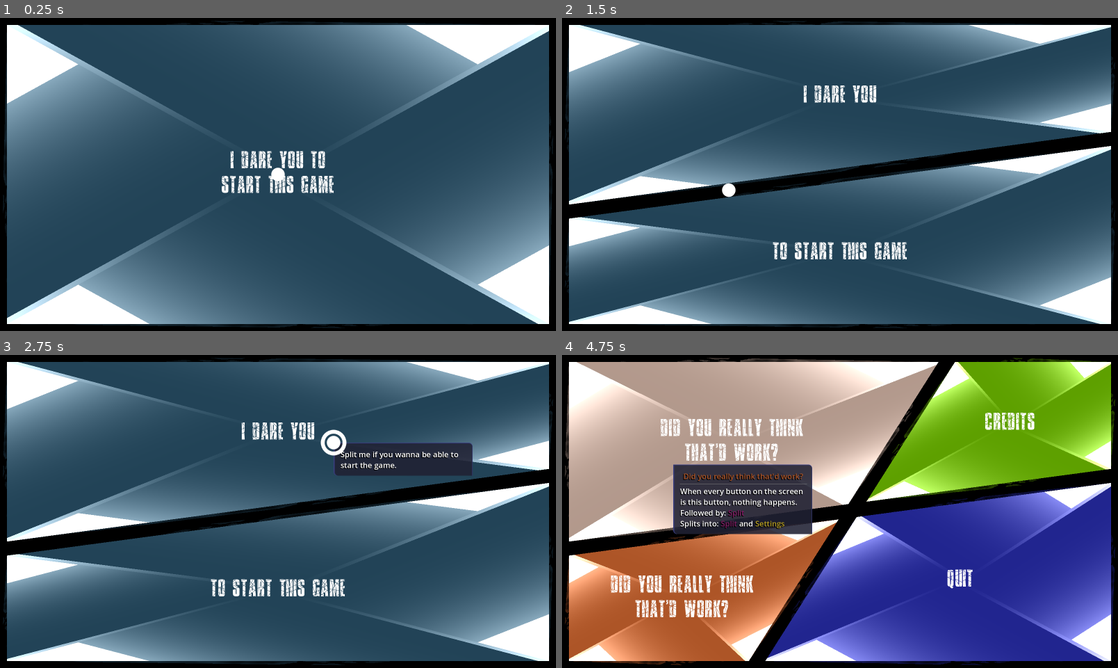
Above: before the commit, frames 1-4 (two rows, left to right).
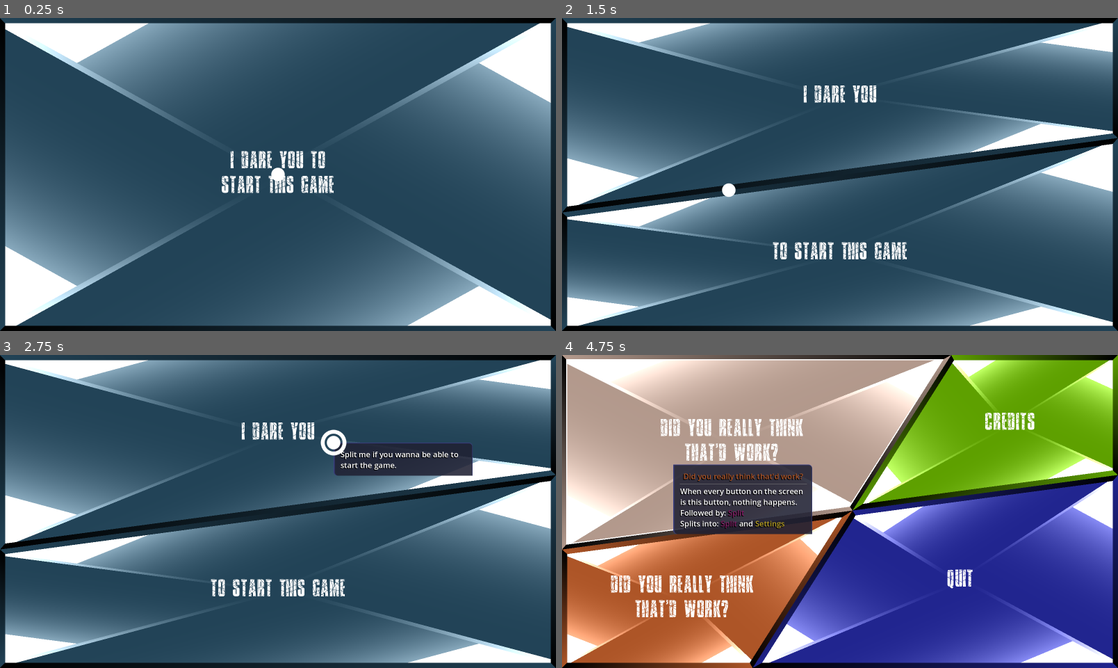
Above: after the commit, the same moments.

Repository: m-khadadeh/AberrationGame
Game: Godot game, scene res://00_Scenes/game_container.tscn
Two runs of this game, one before a commit and one after it. Both use one fixed random seed, a clock stepped at 60 frames per second and the inputs below.
Inputs (mouse positions are in pixels of both pictures, inside the frame that each line leads up to):
- Up to frame 1 (0.25 s): no input
- Up to frame 2 (1.5 s): tap Enter at 0.5 s; move the mouse to (962, 158) at 0.52 s; press the mouse at (962, 158) at 0.53 s; tap Space at 1.25 s; move the mouse to (728, 190) at 1.27 s; release the mouse at (728, 190) at 1.28 s; click (728, 190) at 1.35 s
- Up to frame 3 (2.75 s): tap Enter at 2 s; move the mouse to (333, 442) at 2.02 s; hold T (toggle_tooltips) from 2.03 s (still down); click (333, 442) at 2.3 s
- Up to frame 4 (4.75 s): tap Space at 2.75 s; move the mouse to (812, 574) at 2.77 s; release T (toggle_tooltips) at 2.78 s; click (812, 574) at 2.85 s; tap Enter at 3.5 s; move the mouse to (1006, 558) at 3.52 s; press the mouse at (1006, 558) at 3.53 s; tap T (toggle_tooltips) at 4.25, 4.35 s; move the mouse to (673, 464) at 4.27 s; release the mouse at (673, 464) at 4.28 s; click (673, 464) at 4.55 s

The runs differ from the first frame. In frame 1, 52% of the frame differs, in the area x 0-100%, y 0-100%; in frame 2, 52%; in frame 3, 51%; in frame 4, 52%.

Commit message:
fixed gem borders and stroke resize issues

Diff:
--- a/00_Scenes/splittable_button.tscn
+++ b/00_Scenes/splittable_button.tscn
@@ -1,14 +1,17 @@
-[gd_scene load_steps=5 format=3 uid="uid://1q5qduy712sh"]
+[gd_scene load_steps=7 format=3 uid="uid://1q5qduy712sh"]
 
 [ext_resource type="Script" path="res://01_Scripts/splittable_button.gd" id="1_6hocm"]
 [ext_resource type="PackedScene" uid="uid://bi2tij4ucel8j" path="res://00_Scenes/splittable_polygon.tscn" id="2_6yksf"]
-[ext_resource type="Shader" path="res://04_Shaders/splittable_button.gdshader" id="3_yftbk"]
+[ext_resource type="Shader" path="res://04_Shaders/rim_button.gdshader" id="3_7chba"]
+[ext_resource type="Material" uid="uid://d2rqbtj420vq6" path="res://05_Materials/gem_shader_material.tres" id="4_jo13d"]
+[ext_resource type="Texture2D" uid="uid://dwdk12vunnn2g" path="res://polygon_tex.tres" id="5_th13r"]
 
 [sub_resource type="ShaderMaterial" id="ShaderMaterial_eb677"]
 resource_local_to_scene = true
-shader = ExtResource("3_yftbk")
+shader = ExtResource("3_7chba")
 shader_parameter/polygon_color = Vector3(1, 1, 1)
 shader_parameter/edge_min = null
+shader_parameter/hovered = null
 
 [node name="SplittableButton" type="Node2D"]
 script = ExtResource("1_6hocm")
@@ -18,17 +21,22 @@
 held_color = Color(1, 1, 1, 1)
 
 [node name="SplittablePolygon" parent="." instance=ExtResource("2_6yksf")]
+material = SubResource("ShaderMaterial_eb677")
+stroke_width = 15.0
+
+[node name="GemPolygon" type="Polygon2D" parent="."]
 clip_children = 2
-material = SubResource("ShaderMaterial_eb677")
+material = ExtResource("4_jo13d")
+texture = ExtResource("5_th13r")
 
-[node name="Control" type="Control" parent="SplittablePolygon"]
+[node name="Control" type="Control" parent="GemPolygon"]
 layout_mode = 3
 anchors_preset = 0
 offset_right = 577.0
 offset_bottom = 361.0
 mouse_filter = 2
 
-[node name="VBoxContainer" type="VBoxContainer" parent="SplittablePolygon/Control"]
+[node name="VBoxContainer" type="VBoxContainer" parent="GemPolygon/Control"]
 layout_mode = 1
 anchors_preset = 15
 anchor_right = 1.0
--- a/00_Scenes/splittable_polygon.tscn
+++ b/00_Scenes/splittable_polygon.tscn
@@ -1,22 +1,12 @@
-[gd_scene load_steps=5 format=3 uid="uid://bi2tij4ucel8j"]
+[gd_scene load_steps=4 format=3 uid="uid://bi2tij4ucel8j"]
 
-[ext_resource type="Material" uid="uid://bk0in30xsfgkj" path="res://05_Materials/button_shader_material.tres" id="1_au1ps"]
+[ext_resource type="Material" uid="uid://bk0in30xsfgkj" path="res://05_Materials/rim_shader_material.tres" id="1_au1ps"]
 [ext_resource type="Script" path="res://01_Scripts/splittable_polygon.gd" id="1_x1nu3"]
-
-[sub_resource type="FastNoiseLite" id="FastNoiseLite_1vg2j"]
-noise_type = 2
-seed = 165
-frequency = 0.0177
-offset = Vector3(1.15, 0, 0)
-
-[sub_resource type="NoiseTexture2D" id="NoiseTexture2D_sxhom"]
-seamless = true
-seamless_blend_skirt = 0.354
-noise = SubResource("FastNoiseLite_1vg2j")
+[ext_resource type="Texture2D" uid="uid://dwdk12vunnn2g" path="res://polygon_tex.tres" id="2_simbu"]
 
 [node name="SplittablePolygon" type="Polygon2D"]
 material = ExtResource("1_au1ps")
-texture = SubResource("NoiseTexture2D_sxhom")
+texture = ExtResource("2_simbu")
 script = ExtResource("1_x1nu3")
 stroke_width = 20.0
 
--- a/01_Scripts/line_data.gd
+++ b/01_Scripts/line_data.gd
@@ -48,3 +48,7 @@
 
 func get_perpendicular_direction() -> Vector2:
 	return Vector2(direction_vector.y, -direction_vector.x)
+
+func get_distance_to_point(point : Vector2) -> float:
+	var bisector = LineData.new(point, get_perpendicular_direction())
+	return bisector.get_intersection_parameter(self)
--- a/01_Scripts/splittable_button.gd
+++ b/01_Scripts/splittable_button.gd
@@ -10,8 +10,9 @@
 @export var held_color : Color
 
 @onready var polygon : SplittablePolygon = $SplittablePolygon
-@onready var _control_parent : Control = $SplittablePolygon/Control
-@onready var _control_vbox_container : VBoxContainer = $SplittablePolygon/Control/VBoxContainer
+@onready var _gem_polygon : Polygon2D = $GemPolygon
+@onready var _control_parent : Control = $GemPolygon/Control
+@onready var _control_vbox_container : VBoxContainer = $GemPolygon/Control/VBoxContainer
 
 @onready var _mouse_on_button : bool = false
 @onready var _mouse_on_gutters : bool = false
@@ -53,7 +54,7 @@
 
 	centroid /= edge_dictionary.keys().size()
 
-	polygon.initialize(edge_dictionary, logic.color, error_tolerance, centroid)
+	var gem_points : PackedVector2Array = polygon.initialize(edge_dictionary, logic.color, error_tolerance, centroid)
 	var size = Vector2(max_x - min_x, max_y - min_y)
 
 	_control_parent.set_size(size)
@@ -62,6 +63,23 @@
 	if reset:
 		gutter_manager.gutters_entered.connect(on_gutters_hovered)
 		gutter_manager.gutters_exited.connect(on_gutters_unhovered)
+
+	var i = 0
+	var gem_uv_list : PackedVector2Array
+	var gem_polygon_list : PackedVector2Array
+	var gem_polygon_indices : Array
+	while i < gem_points.size():
+		gem_polygon_list.append(gem_points[i])
+		gem_polygon_list.append(gem_points[i+1])
+		gem_polygon_list.append(gem_points[i+2])
+		gem_uv_list.append(Vector2(0.0, 0.0))
+		gem_uv_list.append(Vector2(1.0, 0.0))
+		gem_uv_list.append(Vector2(1.0, 1.0))
+		gem_polygon_indices.append([i, i+1, i+2])
+		i += 3
+	_gem_polygon.polygon = gem_polygon_list
+	_gem_polygon.uv = gem_uv_list
+	_gem_polygon.polygons = gem_polygon_indices
 
 	set_button_logic(logic)
 	switch_state(State.NORMAL)
@@ -173,19 +191,33 @@
 	# entry logic
 	match state:
 		State.NORMAL:
+			_gem_polygon.material.set_shader_parameter("polygon_color", _logic.color)
 			polygon.set_polygon_color(_logic.color)
-		State.HOVERED:
+			polygon.material.set_shader_parameter("hovered", false)
+		State.HOVERED:
+			_gem_polygon.material.set_shader_parameter("polygon_color", hover_color)
 			polygon.set_polygon_color(hover_color)
-		State.HELD:
+			polygon.material.set_shader_parameter("hovered", true)
+		State.HELD:
+			_gem_polygon.material.set_shader_parameter("polygon_color", held_color)
 			polygon.set_polygon_color(held_color)
-		State.HELD_UNHOVERED:
+			polygon.material.set_shader_parameter("hovered", true)
+		State.HELD_UNHOVERED:
+			_gem_polygon.material.set_shader_parameter("polygon_color", held_color)
 			polygon.set_polygon_color(held_color)
-		State.LOCKED:
+			polygon.material.set_shader_parameter("hovered", true)
+		State.LOCKED:
+			_gem_polygon.material.set_shader_parameter("polygon_color", lock_color)
 			polygon.set_polygon_color(lock_color)
-		State.LOCK_HOVER:
+			polygon.material.set_shader_parameter("hovered", false)
+		State.LOCK_HOVER:
+			_gem_polygon.material.set_shader_parameter("polygon_color", lock_hover_color)
 			polygon.set_polygon_color(lock_hover_color)
-		State.UNLOCK_HOVER:
+			polygon.material.set_shader_parameter("hovered", true)
+		State.UNLOCK_HOVER:
+			_gem_polygon.material.set_shader_parameter("polygon_color", lock_hover_color)
 			polygon.set_polygon_color(lock_hover_color)
+			polygon.material.set_shader_parameter("hovered", true)
 
 func hover_check():
 	# If the button can reach or leave a hovered state, then check and move accordingly
@@ -226,6 +258,7 @@
 func set_button_logic(logic : ButtonLogic):
 	_logic = logic
 	_logic.on_ready(self)
+	_gem_polygon.material.set_shader_parameter("polygon_color", _logic.color)
 	polygon.set_polygon_color(_logic.color)
 
 func add_tree_to_control(new_tree : Node):
--- a/01_Scripts/splittable_polygon.gd
+++ b/01_Scripts/splittable_polygon.gd
@@ -11,7 +11,7 @@
 var _edge_dictionary : Dictionary
 var _error_tolerance : float
 
-func initialize(edge_dictionary : Dictionary, polygon_color : Color, tolerance : float, center : Vector2):
+func initialize(edge_dictionary : Dictionary, polygon_color : Color, tolerance : float, center : Vector2) -> PackedVector2Array:
 	_edge_dictionary = edge_dictionary
 	_polygon_verts.clear()
 	var vertex_array = _edge_dictionary.keys()
@@ -20,28 +20,33 @@
 	var new_polygon_indices : Array
 	var offset_lines : Array
 	var offset_points : PackedVector2Array
+	var export_points : PackedVector2Array
+	# stroke width check and fix if necessary
+	for edge in _edge_dictionary.values():
+		var distance_to_center = edge._line.get_distance_to_point(center)
+		if distance_to_center < stroke_width:
+			stroke_width = distance_to_center
 	for i in range(vertex_array.size()):
 		offset_lines.append( \
 		LineData.new( \
 		LineData.new(vertex_array[i], _edge_dictionary[vertex_array[i]]._line.get_perpendicular_direction()).get_point_at_parameter(-stroke_width), \
 		_edge_dictionary[vertex_array[i]]._line.direction_vector))
 	for i in range(vertex_array.size()):
-		offset_points.append(offset_lines[i].get_intersecton_with_line(offset_lines[(i + 1) % vertex_array.size()]))
+		offset_points.append(offset_lines[i].get_intersecton_with_line(offset_lines[(i - 1 + vertex_array.size()) % vertex_array.size()]))
 	for i in range(vertex_array.size()):
 		_polygon_verts.append(PolygonVertexData.new(i, vertex_array[i], true))
-		new_polygon_points.append(center)
 		new_polygon_points.append(offset_points[i])
-		new_polygon_points.append(offset_points[(i - 1 + vertex_array.size()) % vertex_array.size()])
 		new_polygon_points.append(vertex_array[i])
 		new_polygon_points.append(vertex_array[(i - 1 + vertex_array.size()) % vertex_array.size()])
+		new_polygon_points.append(offset_points[(i - 1 + vertex_array.size()) % vertex_array.size()])
+		export_points.append(center)
+		export_points.append(offset_points[i])
+		export_points.append(offset_points[(i - 1 + vertex_array.size()) % vertex_array.size()])
 		new_UV.append(Vector2(0.0,0.0)) #0
-		new_UV.append(Vector2(0.9,1.0)) #1
-		new_UV.append(Vector2(0.9,0.0)) #2
-		new_UV.append(Vector2(1.0,0.0)) #3
-		new_UV.append(Vector2(1.0,0.0)) #4
-		new_polygon_indices.append([5 * i, 5 * i + 1, 5 * i + 2])
-		new_polygon_indices.append([5 * i + 1, 5 * i + 2, 5 * i + 3])
-		new_polygon_indices.append([5 * i + 4, 5 * i + 3, 5 * i + 2])
+		new_UV.append(Vector2(1.0,0.0)) #1
+		new_UV.append(Vector2(1.0,1.0)) #2
+		new_UV.append(Vector2(0.0,1.0)) #2
+		new_polygon_indices.append([4 * i, 4 * i + 1, 4 * i + 2, 4 * i + 3])
 	polygon = new_polygon_points
 	uv = new_UV
 	polygons = new_polygon_indices
@@ -49,6 +54,7 @@
 	_error_tolerance = tolerance
 	collider.polygon = vertex_array
 	set_polygon_color(polygon_color)
+	return export_points
 
 func set_polygon_color(new_color : Color):
 	material.set_shader_parameter("polygon_color", new_color)
--- a/04_Shaders/splittable_button.gdshader
+++ b/04_Shaders/gem_button.gdshader
@@ -12,15 +12,8 @@
 	vec2 scaled_uv = UV * tex_size;
 	//COLOR.rgb = vec3(float(on_the_edge(UV, POINT_COORD) < stroke_width ? 1 : 0));
 	vec4 splashes = texture(TEXTURE, scaled_uv);
-	if(scaled_uv.r > 0.9) {
-		float slashed = step(splashes.r, clamp(scaled_uv.g, 0.0, 1.0));
-		COLOR.rgb = polygon_color * slashed;
-		COLOR *= splashes;
-	}
-	else {
-		float mask = step(0.98, 1.0 - scaled_uv.g) * pow(scaled_uv.r, 2);
-		COLOR.rgb = clamp(polygon_color + step(0.4, pow(scaled_uv.g, 3)) + pow(scaled_uv.g, 3) + mask, 0, 1);
-	}
+	float mask = step(0.98, 1.0 - scaled_uv.g) * pow(scaled_uv.r, 2);
+	COLOR.rgb = clamp(polygon_color + step(0.4, pow(scaled_uv.g, 3)) + pow(scaled_uv.g, 3) + mask, 0, 1);
 }
 
 //void light() {
--- /dev/null
+++ b/04_Shaders/rim_button.gdshader
@@ -0,0 +1,24 @@
+shader_type canvas_item;
+
+uniform vec3 polygon_color;
+uniform float edge_min;
+uniform bool hovered;
+
+void vertex() {
+	// Called for every vertex the material is visible on.
+}
+
+void fragment() {
+	vec2 tex_size = vec2(textureSize(TEXTURE, 0));
+	vec2 scaled_uv = UV * tex_size;
+	//COLOR.rgb = vec3(float(on_the_edge(UV, POINT_COORD) < stroke_width ? 1 : 0));
+	vec4 splashes = texture(TEXTURE, scaled_uv);
+	float slashed = step(splashes.r, clamp(scaled_uv.g, 0.0, 1.0));
+	COLOR.rgb = step(0.8, vec3(1.0 - scaled_uv.r)) * float(hovered);
+	COLOR.rgb += scaled_uv.g * polygon_color;
+}
+
+//void light() {
+	// Called for every pixel for every light affecting the CanvasItem.
+	// Uncomment to replace the default light processing function with this one.
+//}
--- /dev/null
+++ b/05_Materials/gem_shader_material.tres
@@ -0,0 +1,9 @@
+[gd_resource type="ShaderMaterial" load_steps=2 format=3 uid="uid://d2rqbtj420vq6"]
+
+[ext_resource type="Shader" path="res://04_Shaders/gem_button.gdshader" id="1_rbnjn"]
+
+[resource]
+resource_local_to_scene = true
+shader = ExtResource("1_rbnjn")
+shader_parameter/polygon_color = Vector3(1, 1, 1)
+shader_parameter/edge_min = 0.0
--- a/05_Materials/button_shader_material.tres
+++ b/05_Materials/rim_shader_material.tres
@@ -1,9 +1,9 @@
 [gd_resource type="ShaderMaterial" load_steps=2 format=3 uid="uid://bk0in30xsfgkj"]
 
-[ext_resource type="Shader" path="res://04_Shaders/splittable_button.gdshader" id="1_ev7rf"]
+[ext_resource type="Shader" path="res://04_Shaders/rim_button.gdshader" id="1_4gni7"]
 
 [resource]
 resource_local_to_scene = true
-shader = ExtResource("1_ev7rf")
+shader = ExtResource("1_4gni7")
 shader_parameter/polygon_color = Vector3(1, 1, 1)
 shader_parameter/edge_min = 0.0
--- /dev/null
+++ b/polygon_tex.tres
@@ -0,0 +1,12 @@
+[gd_resource type="NoiseTexture2D" load_steps=2 format=3 uid="uid://dwdk12vunnn2g"]
+
+[sub_resource type="FastNoiseLite" id="FastNoiseLite_1vg2j"]
+noise_type = 2
+seed = 165
+frequency = 0.0177
+offset = Vector3(1.15, 0, 0)
+
+[resource]
+seamless = true
+seamless_blend_skirt = 0.354
+noise = SubResource("FastNoiseLite_1vg2j")
